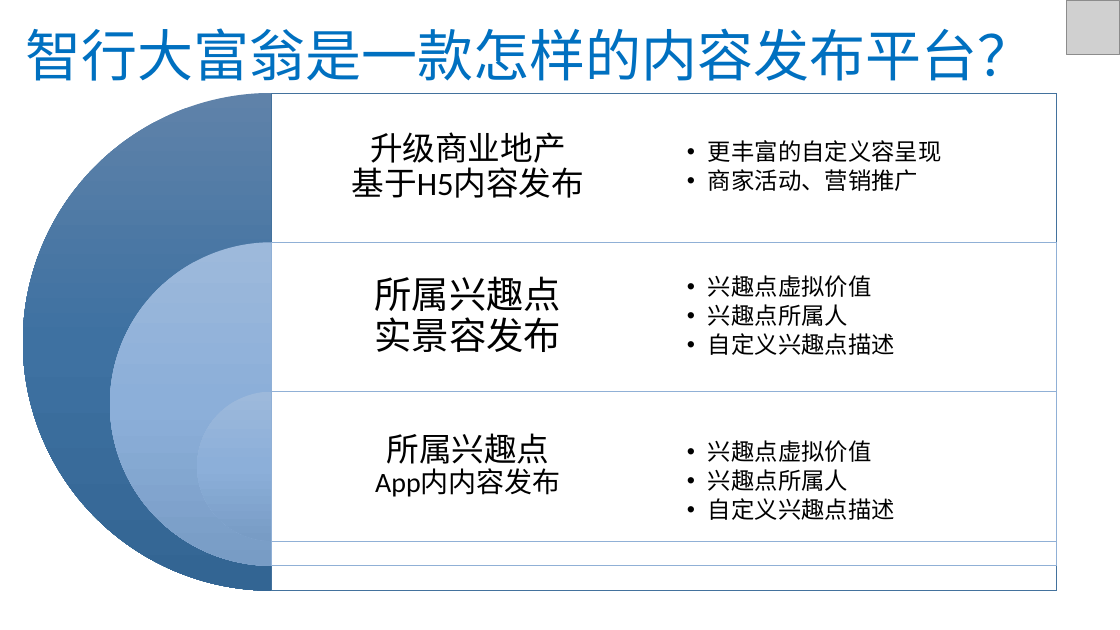
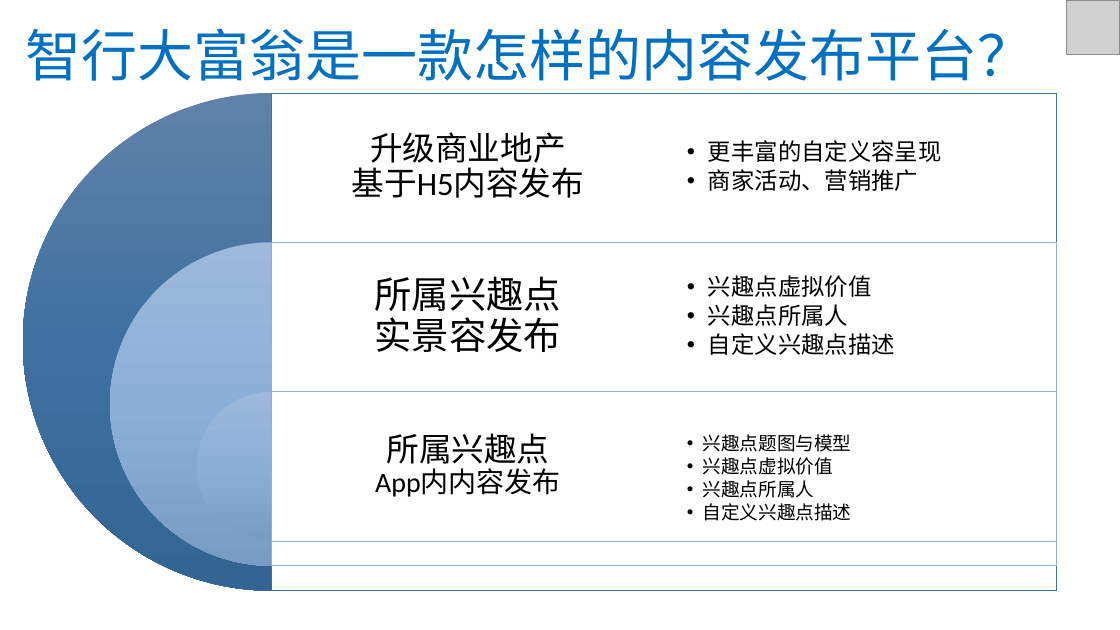
Before and after one commit to 70659361/VMonopoly, a slide deck: slide 5 of XMonopoly.pptx (slide 4 before the commit). Drawn at 1120x630 pixels with LibreOffice and Linux fonts; fonts in the diff are those of the drawing; grey boxes stand for pictures. Boxes give left, top, right and bottom in pixels: in the first picture for what was removed or moved away, otherwise in the second. Text is boxed around its words. In the diff, an @@ line names an element or a change of style, - is before the commit and + after.

```diff
--- a/XMonopoly.pptx
+++ b/XMonopoly.pptx
@@ text at bbox=[703, 434, 852, 452]: paragraph added @@
+  •• 兴趣点题图与模型
@@ text at bbox=[703, 457, 852, 521]: size 20 to 16 pt in "兴趣点虚拟价值", "兴趣点所属人", "自定义兴趣点描述"; indent changed @@
```
Also in this commit, not shown: 9 other slides changed.
